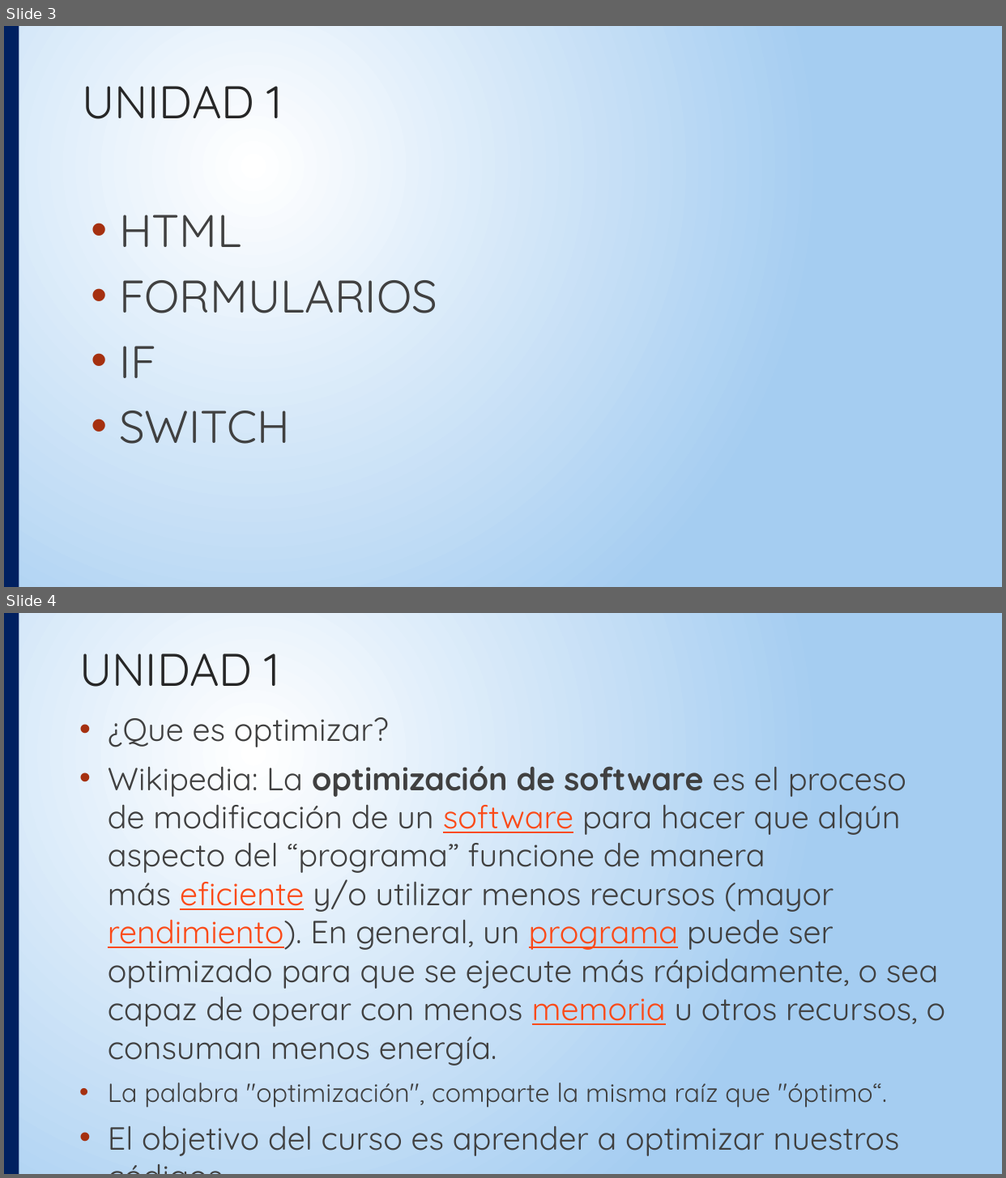
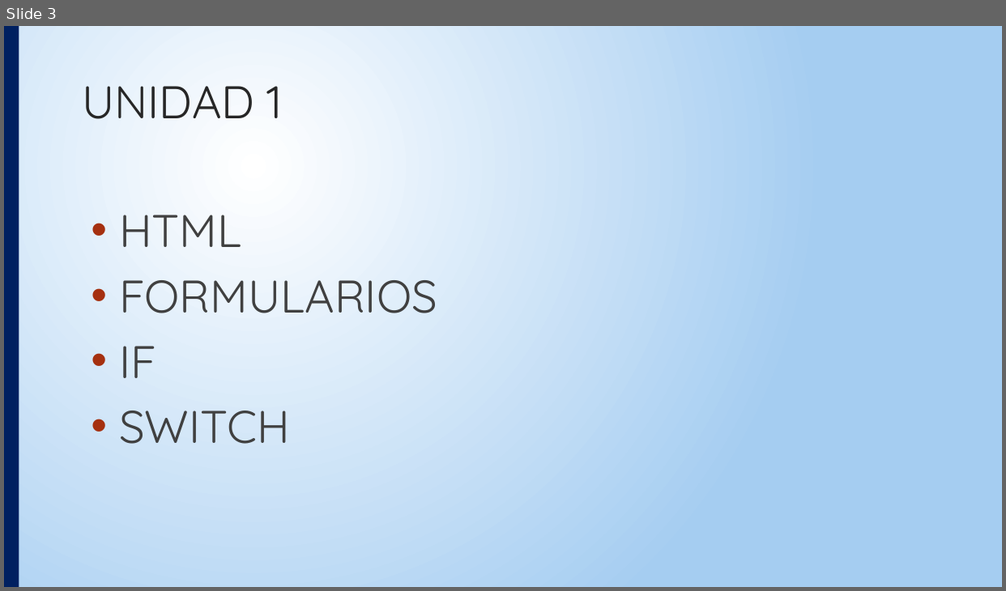
Before and after one commit to echuc/TecnicasProgramacion_UPB, a slide deck: Técnicas de Programación SESIONES UNIDAD 2.pptx. Shown one above the other, each under a label of ours: slides 3 and 4 before the commit, slide 3 after it. The pictures are 1006x1178 and 1006x591 pixels, drawn with LibreOffice and Linux fonts; fonts in the diff are those of the drawing. Boxes give left, top, right and bottom in pixels: in the first picture for what was removed or moved away, otherwise in the second. Text is boxed around its words. In the diff, an @@ line names an element or a change of style, - is before the commit and + after.

Commit message:
Tema regularizacion unidad 1 Prog Estruc

```diff
--- a/Técnicas de Programación SESIONES UNIDAD 2.pptx
+++ b/Técnicas de Programación SESIONES UNIDAD 2.pptx
@@ slide 4 removed at [4,613,1002,1174], background gradient #FFFFFF to #A5CDF1; not listed: 1 template element that a slide beside it also shows @@
@@ title removed at [80,653,280,687] @@
-UNIDAD 1
@@ text removed at [108,717,946,1157] @@
-• ¿Que es optimizar?
-• Wikipedia: La optimización de software es el proceso de modificación de un software para hacer que algún aspecto del “programa” funcione de manera más eficiente y/o utilizar menos recursos (mayor rendimiento). En general, un programa puede ser optimizado para que se ejecute más rápidamente, o sea capaz de operar con menos memoria u otros recursos, o consuman menos energía.
-• La palabra "optimización", comparte la misma raíz que "óptimo“.
-• El objetivo del curso es aprender a optimizar nuestros códigos.
```
Also in this commit, not shown: 3 slides changed, 1 other slide removed.
